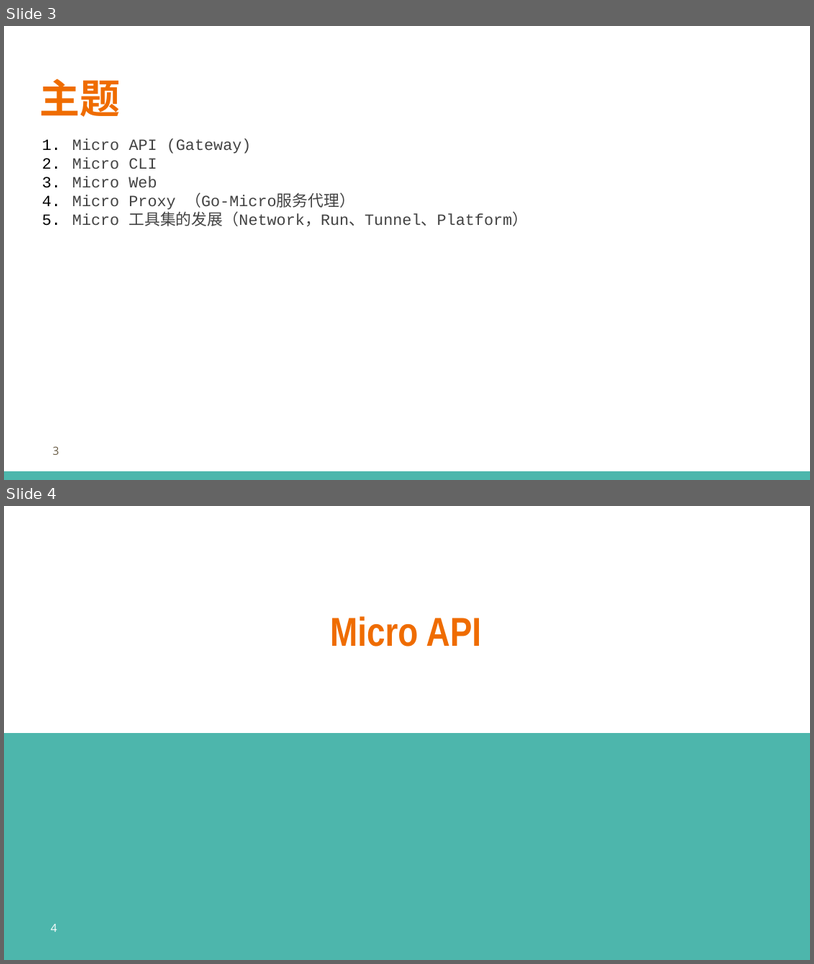
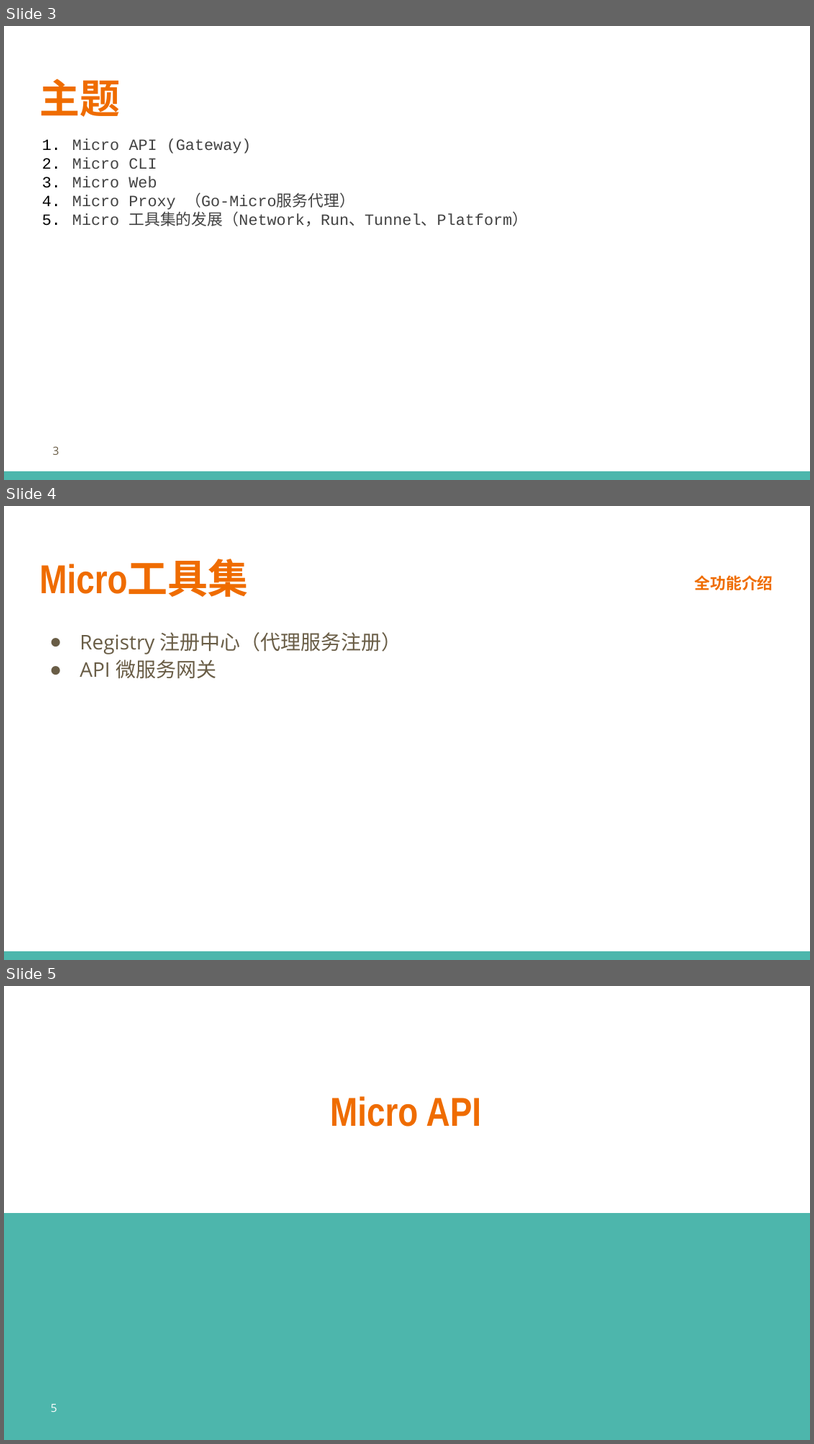
Before and after one commit to printfcoder/stack-rpc-tutorials, a slide deck: others/share/learning-go/【第三期】Micro工具集.pptx. Shown one above the other, each under a label of ours: slides 3 and 4 before the commit, slides 3, 4 and 5 after it. The pictures are 814x964 and 814x1444 pixels, drawn with LibreOffice and Linux fonts; fonts in the diff are those of the drawing; background and template pictures are left out. Boxes give left, top, right and bottom in pixels: in the first picture for what was removed or moved away, otherwise in the second. Text is boxed around its words. In the diff, an @@ line names an element or a change of style, - is before the commit and + after.

Commit message:
增加功能集介绍

```diff
--- a/others/share/learning-go/【第三期】Micro工具集.pptx
+++ b/others/share/learning-go/【第三期】Micro工具集.pptx
@@ slide 4 added at [4,506,810,960], background #FFFFFF; not listed: 1 template element that a slide beside it also shows @@
@@ title added at [39,561,248,597], 36 pt, text #EF6C00, bold @@
+Micro工具集
@@ text added at [695,575,774,590], 14 pt, text #EF6C00, bold @@
+全功能介绍
@@ text added at [80,632,402,679], 18 pt, text #695D46 @@
+● Registry 注册中心（代理服务注册）
+● API 微服务网关
@@ what was slide 4 is now slide 5 @@
@@ page number at [51,1404,57,1412]: text changed @@
-4
+5
```
Also in this commit, not shown: 1 slide changed.
